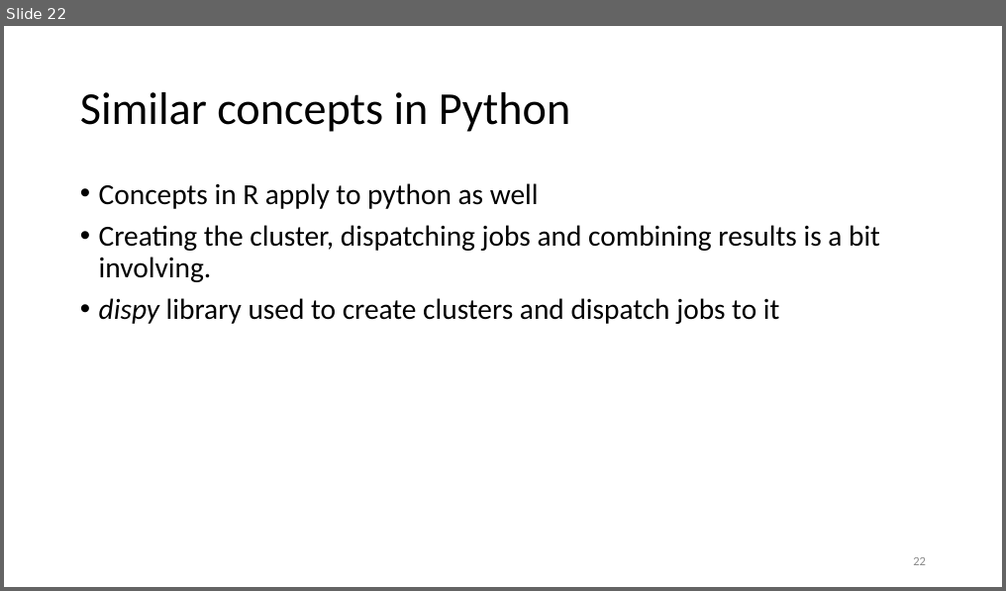
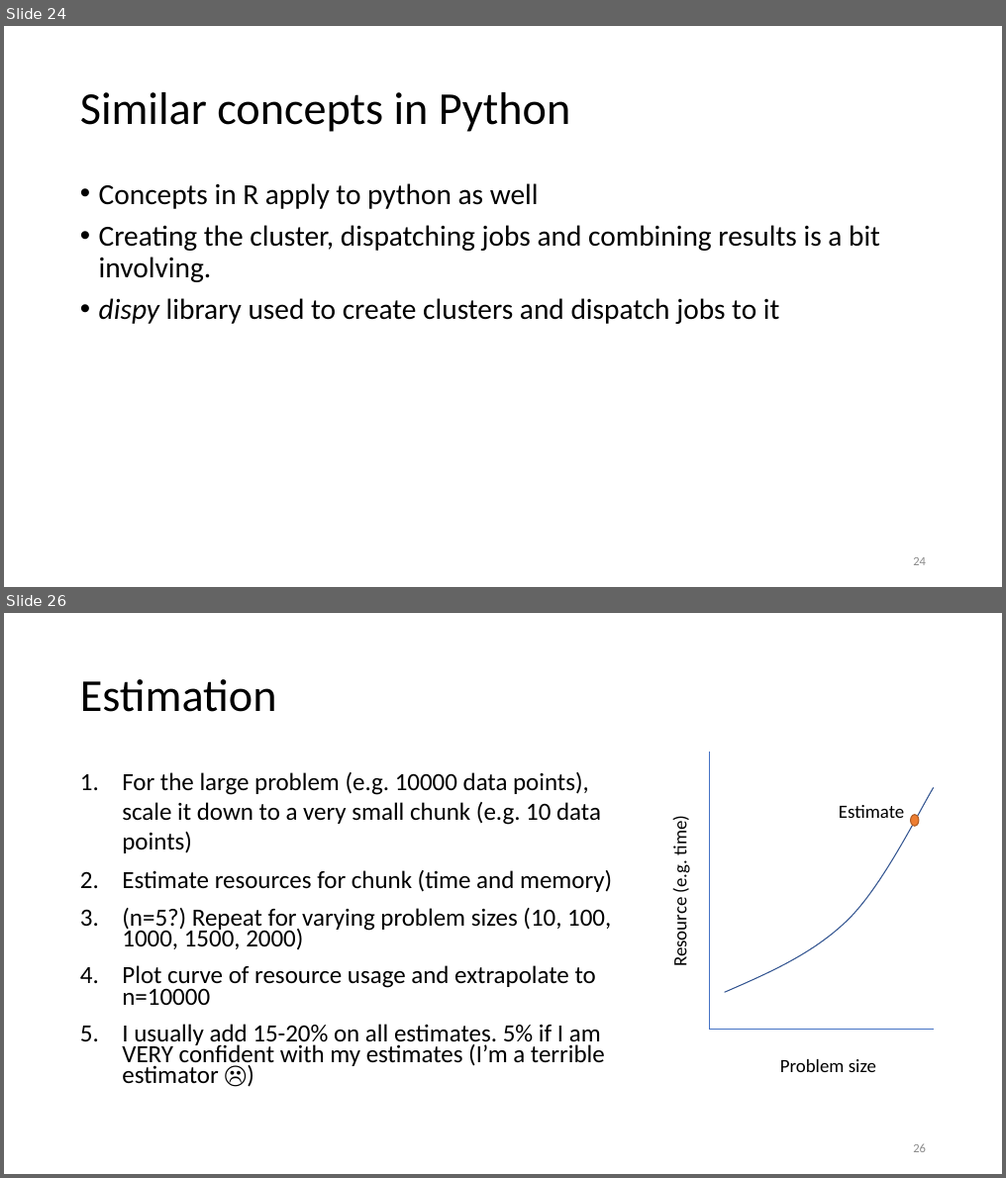
Before and after one commit to DavisLaboratory/Milton-presentation, a slide deck: HPC and git talk.pptx. Shown one above the other, each under a label of ours: slide 22 before the commit, slides 24 and 26 after it; the slides between them are not shown. The pictures are 1006x591 and 1006x1178 pixels, drawn with LibreOffice and Linux fonts; fonts in the diff are those of the drawing. Boxes give left, top, right and bottom in pixels: in the first picture for what was removed or moved away, otherwise in the second. Text is boxed around its words. In the diff, an @@ line names an element or a change of style, - is before the commit and + after.

```diff
--- a/HPC and git talk.pptx
+++ b/HPC and git talk.pptx
@@ slide 26 added at box(4, 613, 1002, 1174), background #FFFFFF @@
@@ title added at box(80, 679, 277, 712), 44 pt, text #000000 @@
+Estimation
@@ elbow line added from (709, 752) to (934, 1029), #4472C4 0.5 pt @@
@@ text added at box(122, 772, 612, 1084), 23.8 pt, text #000000 @@
+1. For the large problem (e.g. 10000 data points), scale it down to a very small chunk (e.g. 10 data points)
+2. Estimate resources for chunk (time and memory)
+3. (n=5?) Repeat for varying problem sizes (10, 100, 1000, 1500, 2000)
+4. Plot curve of resource usage and extrapolate to n=10000
+5. I usually add 15-20% on all estimates. 5% if I am VERY confident with my estimates (I’m a terrible estimator ☹)
@@ freeform shape added at box(724, 787, 933, 992), outline #325491 1 pt @@
@@ text added at box(668, 819, 691, 964), 18 pt, text #000000 @@
+Resource (e.g. time)
@@ text added at box(839, 805, 904, 818), 18 pt, text #000000 @@
+Estimate
@@ ellipse added at box(911, 814, 919, 826), fill #ED7D31, outline #AF5C24 1 pt @@
@@ text added at box(780, 1059, 876, 1072), 18 pt, text #000000 @@
+Problem size
@@ page number added at box(913, 1144, 926, 1153), 12 pt, text #8C8C8C @@
+26
@@ what was slide 22 is now slide 24 @@
@@ page number at box(913, 558, 926, 566): text changed @@
-22
+24
```
Also in this commit, not shown: 4 slides changed, 2 other slides added.
